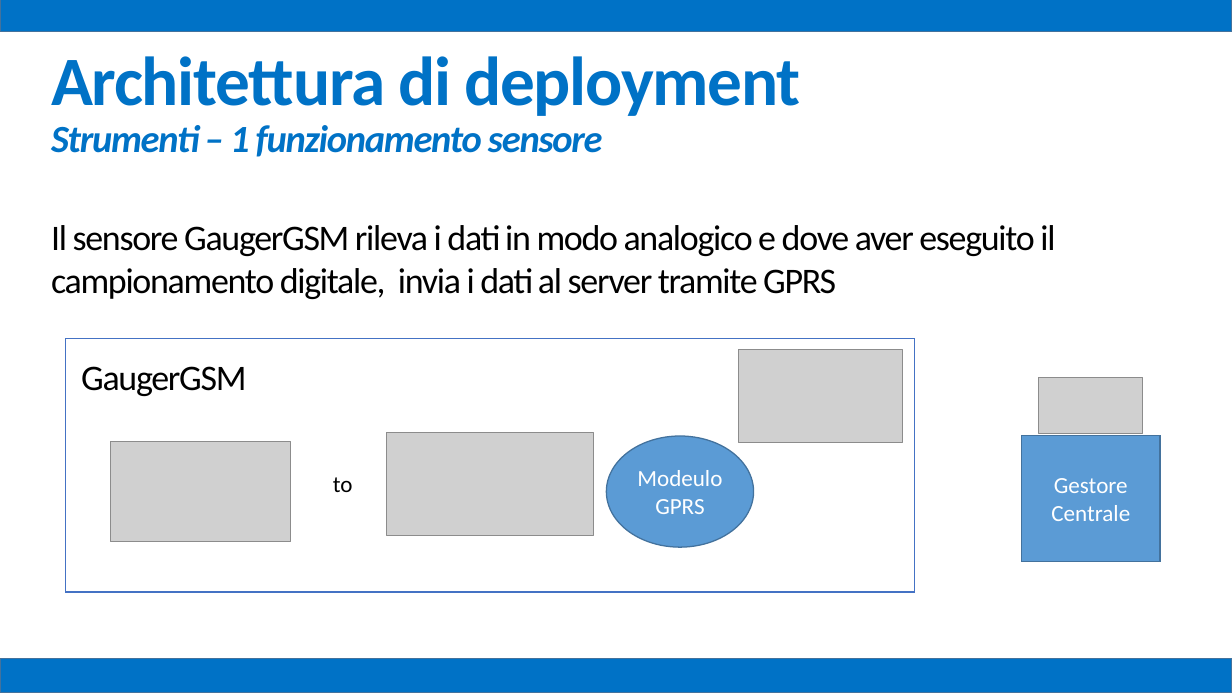
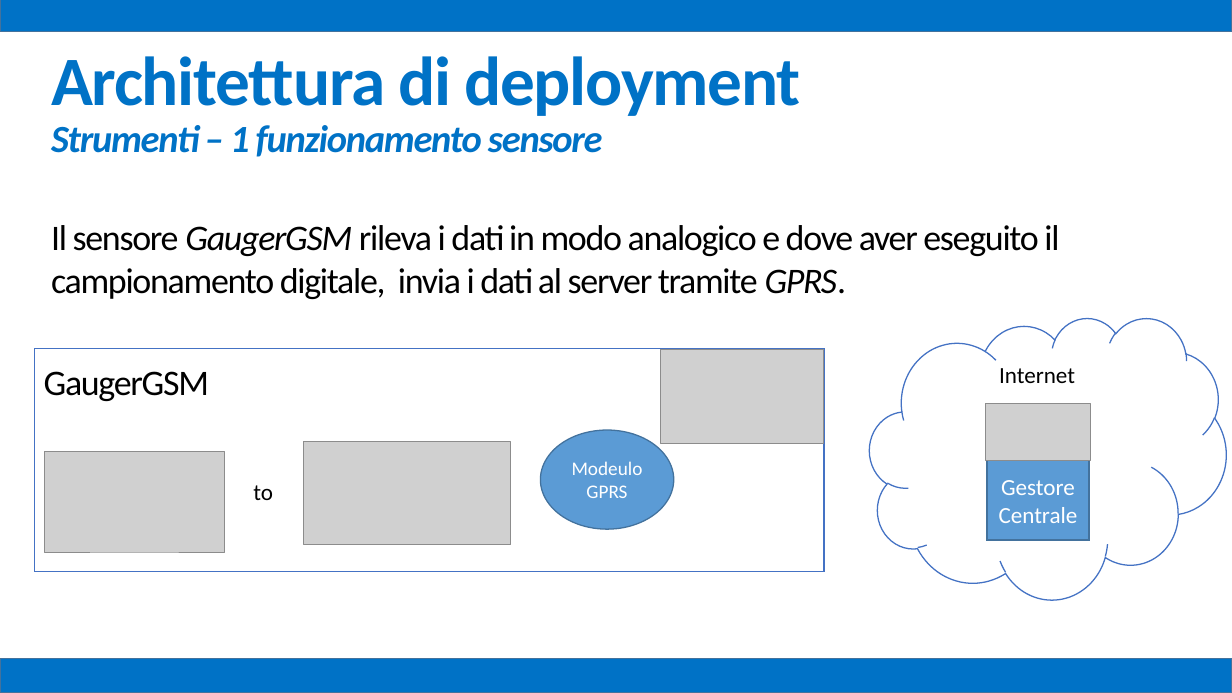
Before and after one commit to mz1991/ProgettoFebbraio2015, a slide deck: slide 41 of Febbraio 2015.pptx. Drawn at 1232x693 pixels with LibreOffice and Linux fonts; fonts in the diff are those of the drawing; grey boxes stand for pictures. Boxes give left, top, right and bottom in pixels: in the first picture for what was removed or moved away, otherwise in the second. Text is boxed around its words. In the diff, an @@ line names an element or a change of style, - is before the commit and + after.

```diff
--- a/Febbraio 2015.pptx
+++ b/Febbraio 2015.pptx
@@ text at box(51, 225, 1059, 299): text changed @@
-Il sensore GaugerGSM rileva i dati in modo analogico e dove aver eseguito il campionamento digitale, invia i dati al server tramite GPRS
+Il sensore GaugerGSM rileva i dati in modo analogico e dove aver eseguito il campionamento digitale, invia i dati al server tramite GPRS.
@@ cloud added at box(870, 318, 1226, 600), fill #FFFFFF, outline #4472C4 1 pt @@
@@ text "GaugerGSM": place and size @@
-text "GaugerGSM" at box(81, 366, 246, 396)
+text "GaugerGSM" at box(44, 371, 209, 401)
@@ rectangle: place and size @@
-rectangle at box(66, 338, 915, 592)
+rectangle at box(34, 348, 823, 571)
@@ picture: place and size @@
-picture at box(738, 349, 902, 443)
+picture at box(661, 349, 824, 443)
@@ text added at box(999, 368, 1075, 383), 18 pt, text #000000 @@
+Internet
@@ picture: place and size @@
-picture at box(1039, 377, 1143, 433)
+picture at box(986, 404, 1091, 460)
@@ picture: place and size @@
-picture at box(386, 433, 593, 535)
+picture at box(304, 442, 511, 544)
@@ ellipse "Modeulo GPRS": place and size @@
-ellipse "Modeulo GPRS" at box(606, 436, 753, 547)
+ellipse "Modeulo GPRS" at box(541, 430, 674, 529)
@@ ellipse "Modeulo GPRS" at box(541, 430, 674, 529): size 18 to 15 pt @@
@@ picture: place and size @@
-picture at box(111, 442, 291, 543)
+picture at box(44, 451, 225, 552)
@@ text "to": place and size @@
-text "to" at box(333, 477, 353, 492)
+text "to" at box(253, 485, 273, 500)
@@ rectangle "Gestore Centrale": place and size @@
-rectangle "Gestore Centrale" at box(1022, 435, 1161, 562)
+rectangle "Gestore Centrale" at box(987, 460, 1089, 540)
```
Also in this commit, not shown: 11 other slides changed, 1 other file.
